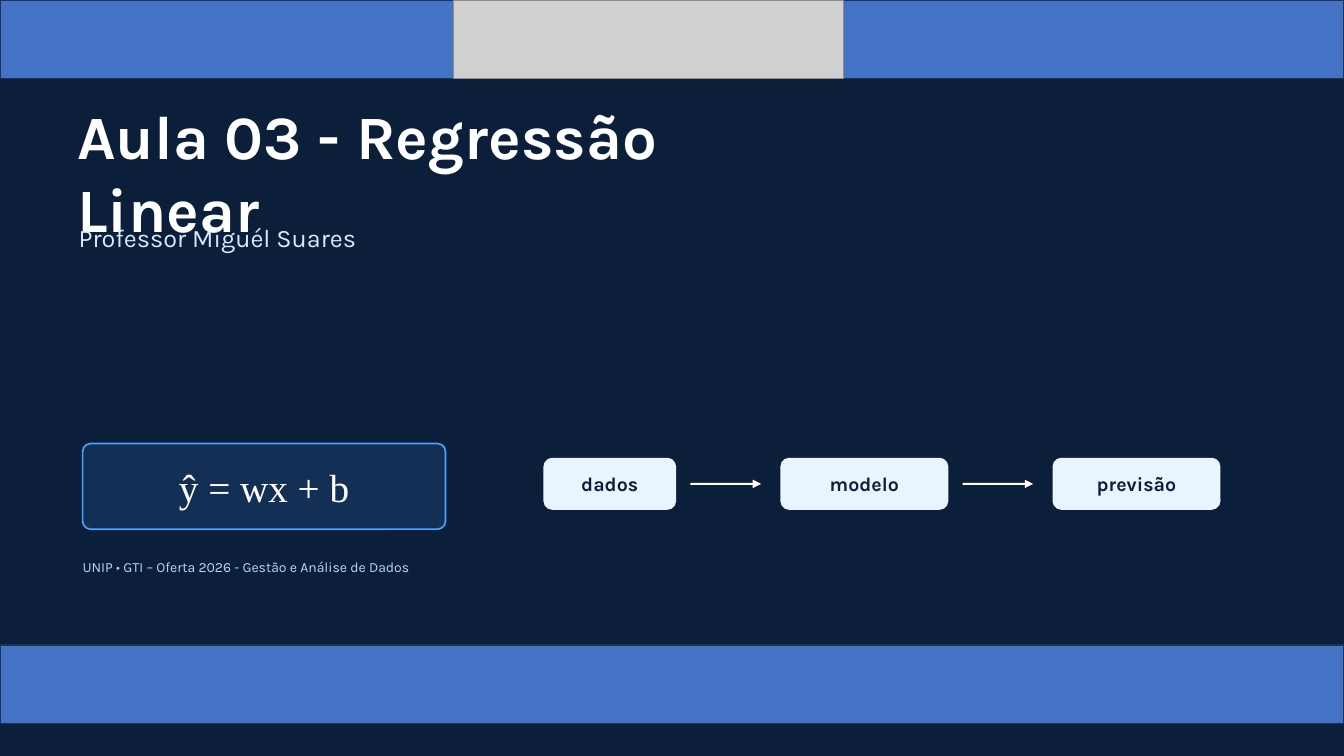
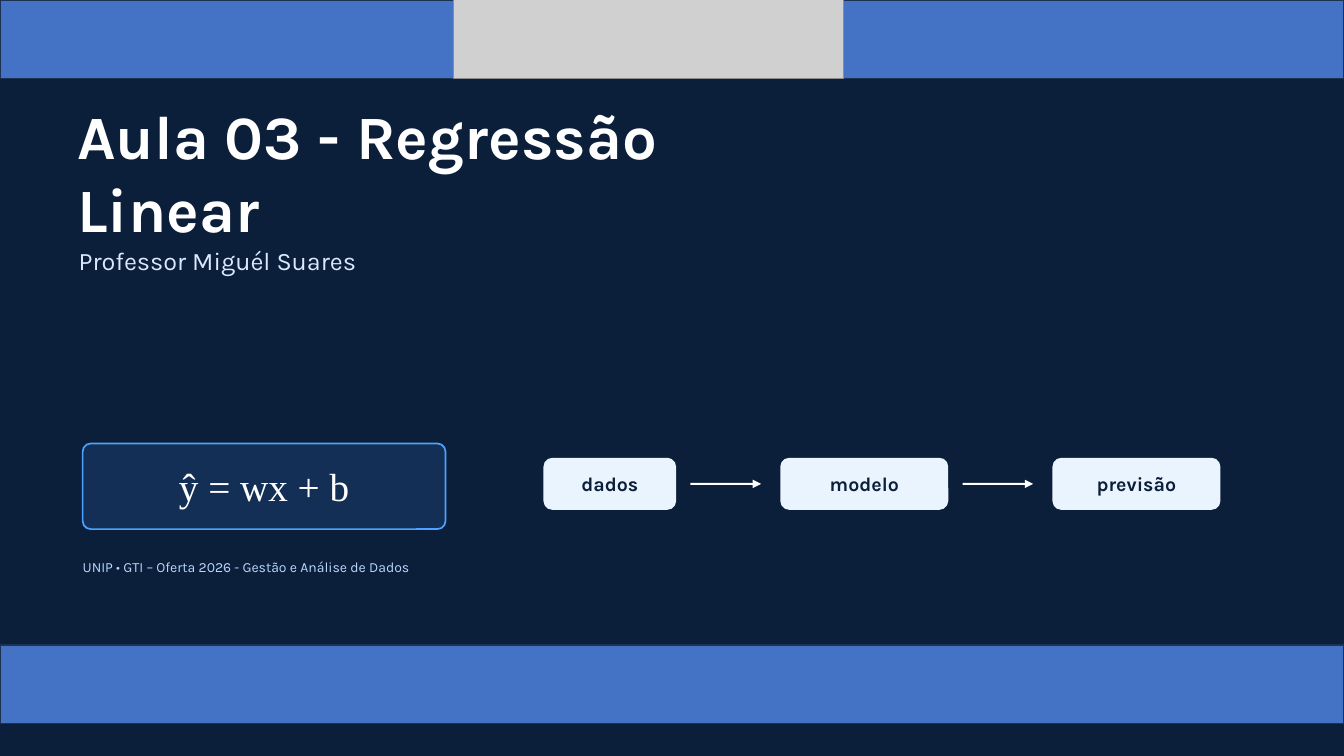
Before and after one commit to bruno-antonio-marques/2026-2-gestao-e-analise-de-dados-exercicios, a slide deck: slide 1 of 03-2026-08-25-coleta_de_dados_e_regressao_linear/aula_regressao_linear.pptx. Drawn at 1344x756 pixels with LibreOffice and Linux fonts; fonts in the diff are those of the drawing; grey boxes stand for pictures. Boxes give left, top, right and bottom in pixels: in the first picture for what was removed or moved away, otherwise in the second. Text is boxed around its words. In the diff, an @@ line names an element or a change of style, - is before the commit and + after.

```diff
--- a/03-2026-08-25-coleta_de_dados_e_regressao_linear/aula_regressao_linear.pptx
+++ b/03-2026-08-25-coleta_de_dados_e_regressao_linear/aula_regressao_linear.pptx
@@ rectangle at (0, 0, 1344, 79): outline #1E3256 1 pt to #1D3155 1 pt @@
@@ text "Aula 03 - Regressão Linear" rewrapped from (77, 115, 657, 247) to (77, 115, 657, 233) @@
@@ text "Professor Miguél Suares" rewrapped from (79, 224, 356, 253) to (79, 251, 357, 276) @@
```
Also in this commit, not shown: 22 other slides changed, 2 slides added, 1 slide removed.
